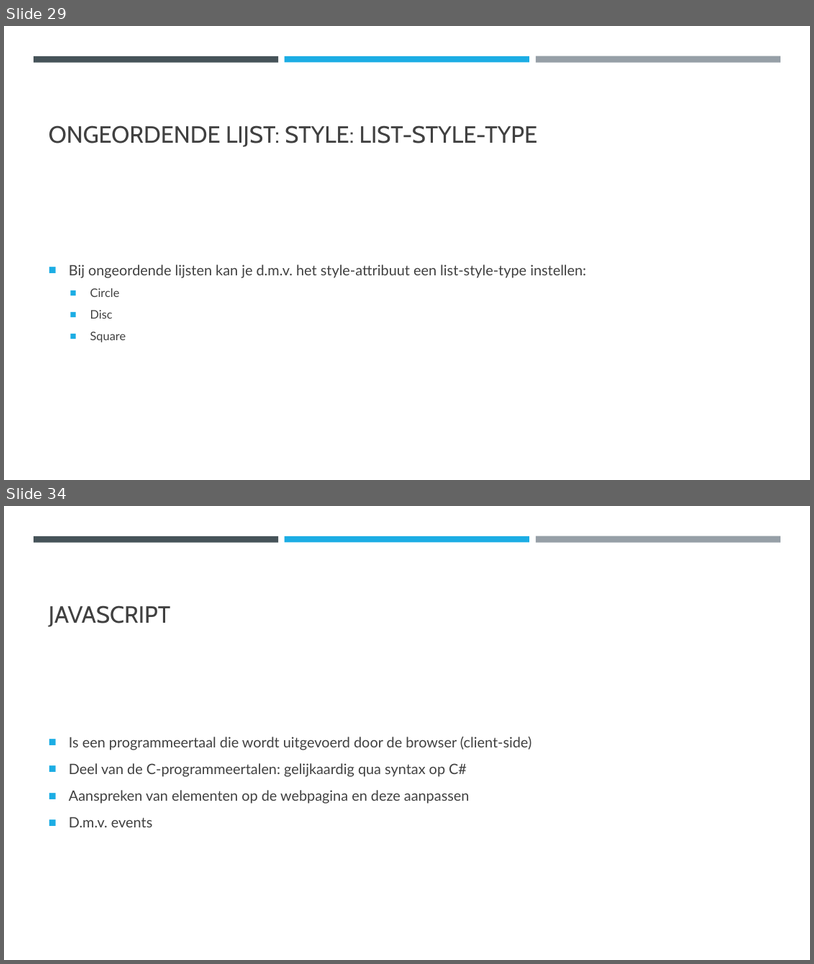
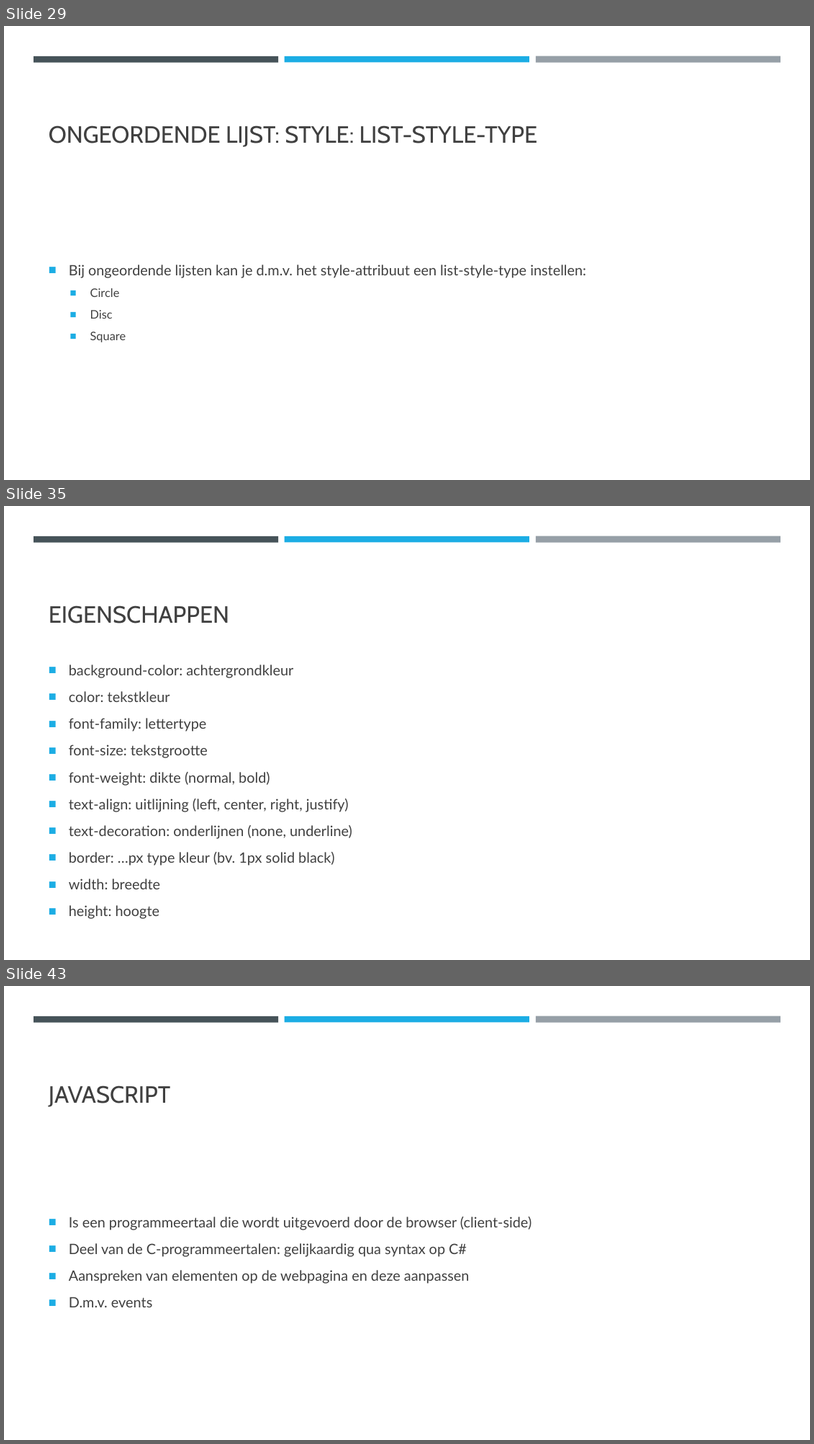
Before and after one commit to DhrLeroy/Webdesign, a slide deck: Webdesign.pptx. Shown one above the other, each under a label of ours: slides 29 and 34 before the commit, slides 29, 35 and 43 after it; the slides between them are not shown. The pictures are 814x964 and 814x1444 pixels, drawn with LibreOffice and Linux fonts; fonts in the diff are those of the drawing. Boxes give left, top, right and bottom in pixels: in the first picture for what was removed or moved away, otherwise in the second. Text is boxed around its words. In the diff, an @@ line names an element or a change of style, - is before the commit and + after.

```diff
--- a/Webdesign.pptx
+++ b/Webdesign.pptx
@@ slide 35 added at box(4, 506, 810, 960), background #FFFFFF; not listed: 3 template elements that a slide beside it also shows @@
@@ title added at box(49, 605, 229, 623), 28 pt, text #404040 @@
+EIGENSCHAPPEN
@@ text added at box(69, 664, 352, 919), 17 pt, text #404040 @@
+■ background-color: achtergrondkleur
+■ color: tekstkleur
+■ font-family: lettertype
+■ font-size: tekstgrootte
+■ font-weight: dikte (normal, bold)
+■ text-align: uitlijning (left, center, right, justify)
+■ text-decoration: onderlijnen (none, underline)
+■ border: …px type kleur (bv. 1px solid black)
+■ width: breedte
+■ height: hoogte
@@ what was slide 34 is now slide 43 @@
```
Also in this commit, not shown: 8 slides changed, 10 other slides added, 4 other files.
